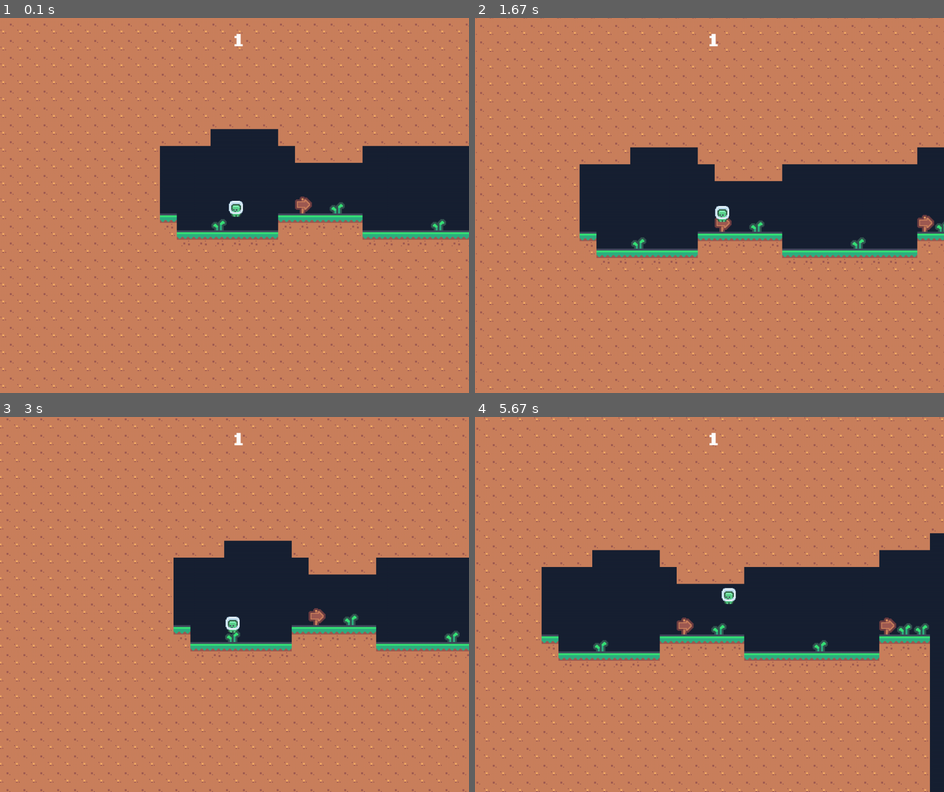
Above: before the commit, frames 1-4 (two rows, left to right).
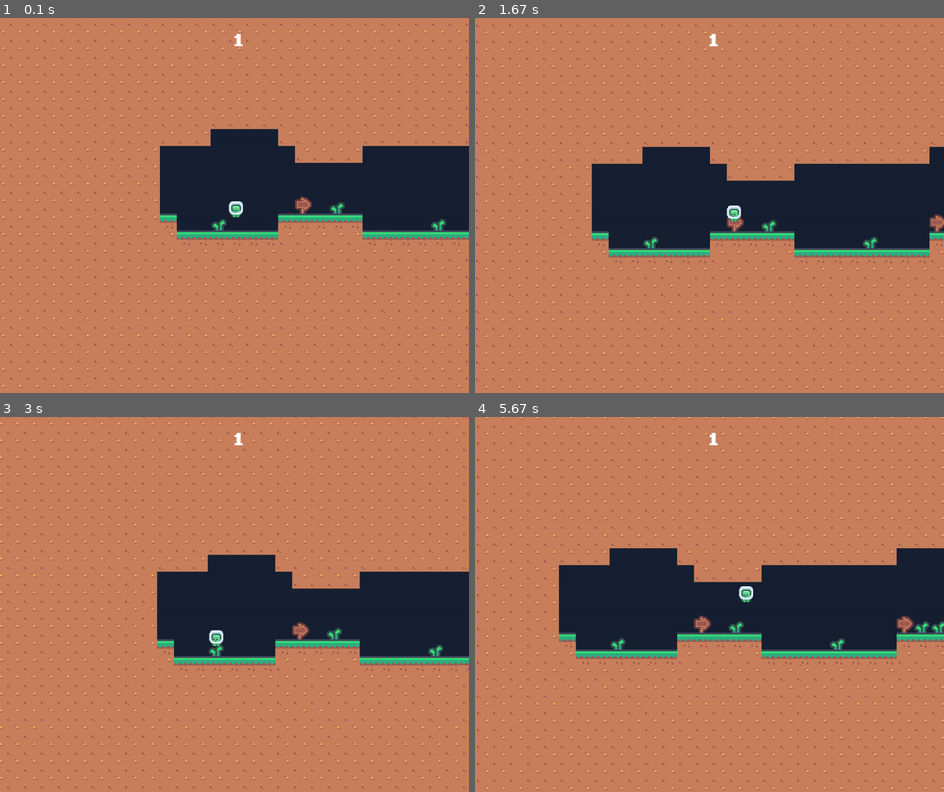
Above: after the commit, the same moments.

Repository: YannisE21/Pygame-Platformer
Game: pygame game, started from src/main.py
The game is run twice, just before and just after one commit, with the same random seed, the same clock (stepped at 60 frames per second) and the same inputs.
Inputs:
- Up to frame 1 (0.1 s): no input
- Up to frame 2 (1.67 s): hold D 0.33-0.8 s; hold W 0.83-1.13 s; tap Space at 0.9, 1.23, 1.53 s; hold D 1.17-1.63 s
- Up to frame 3 (3 s): hold A 1.67-2.2 s; tap Space at 1.73, 2.03, 2.3, 2.6, 2.73 s; hold A 2.23-2.63 s; hold W from 2.67 s (still down)
- Up to frame 4 (5.67 s): release W at 3.03 s; hold D 3.07-3.7 s; tap Space at 3.13, 3.43, 3.8, 4.1, 4.3, 4.6, 4.8, 5.13, 5.43, 5.63 s; hold A 3.73-4.2 s; hold D 4.23-4.7 s; hold W 4.73-5.03 s; hold D 5.07-5.53 s; hold A from 5.57 s (still down)

The runs differ from the first frame. In frame 1, less than 0.1% of the frame differs, in the area x 48-52%, y 48-54%; in frame 2, 8.8%; in frame 3, 14%, in the area x 0-100%, y 0-100%; in frame 4, 12%.

Commit message:
OPP Rework for the most things

Diff:
--- /dev/null
+++ b/src/camera.py
@@ -0,0 +1,16 @@
+import pygame
+
+class Camera:
+    def __init__(self, width, height):
+        self.offset = pygame.Vector2(0, 0)
+        self.width = width
+        self.height = height
+
+    def update(self, target_pos, target_size, smoothing=5.0):
+        target_center = pygame.Vector2(target_pos.x + target_size[0] / 2,
+                                       target_pos.y + target_size[1] / 2)
+
+        screen_center = pygame.Vector2(self.width / 2, self.height / 2)
+        desired_offset = target_center - screen_center
+
+        self.offset += (desired_offset - self.offset) / smoothing
--- /dev/null
+++ b/src/constants.py
@@ -0,0 +1,9 @@
+SCREEN_WIDTH, SCREEN_HEIGHT = 1000, 800
+FPS = 60
+WHITE = (255, 255, 255)
+BACKGROUND = (24, 33, 51)
+
+levels = {
+    1: "level1.csv",
+    2: "level2.csv"
+}
--- /dev/null
+++ b/src/level.py
@@ -0,0 +1,11 @@
+import csv
+import pygame
+
+levels = {
+    1: "level1.csv",
+    2: "level2.csv"
+}
+
+def load_map(path):
+    with open(path, newline='') as file:
+        return [[int(tile) for tile in row] for row in csv.reader(file)]
--- a/src/main.py
+++ b/src/main.py
@@ -1,60 +1,36 @@
 import pygame
 import sys
-import csv
+import constants
 from player import Player
-
-SCREEN_WIDTH, SCREEN_HEIGHT = 1000, 800
-FPS = 60
-WHITE = (255, 255, 255)
-BACKGROUND = (24, 33, 51)
+from camera import Camera
+import level
+import tile_data
 
 # Pygame Setup
 pygame.init()
 pygame.mixer.init()
 pygame.display.set_caption("Platformer")
-WINDOW = pygame.display.set_mode((SCREEN_WIDTH, SCREEN_HEIGHT), pygame.SHOWN)
+WINDOW = pygame.display.set_mode((constants.SCREEN_WIDTH, constants.SCREEN_HEIGHT), pygame.SHOWN)
 clock = pygame.time.Clock()
 FPS = 60
 
-camera = pygame.Vector2(0, 0)
-CAMERA_SMOOTHING = 5.0
+camera = Camera(constants.SCREEN_WIDTH, constants.SCREEN_HEIGHT)
+CAMERA_SMOOTHING = 30.0
 
 font = pygame.font.Font("./assets/fonts/ByteBounce.ttf", 70)
 
-def load_map(path):
-    with open(path, newline='') as file:
-        return [[int(tile) for tile in row] for row in csv.reader(file)]
-
-def load_tile(path, scale=1, colorkey=None):
-    image = pygame.image.load(path).convert_alpha()
-    if scale != 1:
-        image = pygame.transform.scale(image, (int(image.get_width() * scale), int(image.get_height() * scale)))
-    if colorkey is not None:
-        image.set_colorkey(colorkey)
-    return image
-
-levels = {
-    1: "level1.csv",
-    2: "level2.csv"
-}
+levels = level.levels
 current_level = 1
 
-TILES = {
-    2: load_tile("./assets/images/dirt.png", 2),
-    3: load_tile("./assets/images/grass.png", 2),
-    4: load_tile("./assets/images/arrow_sign.png", 2),
-    5: load_tile("./assets/images/plant_small.png", 2),
-    6: load_tile("./assets/images/spike.png", 2),
-    7: load_tile("./assets/images/checkpoint.png", 2),
-    8: load_tile("./assets/images/finish.png", 2)
-}
-TILE_SIZE = TILES[2].get_width()
-character_img = load_tile("./assets/images/character.png", 1.5, (0, 0, 0))
+tile_data.TILES, tile_data.TILE_SIZE = tile_data.load_tiles()
+TILES = tile_data.TILES
+TILE_SIZE = tile_data.TILE_SIZE
+character_img = tile_data.load("./assets/images/character.png", 1.5, (0, 0, 0))
 
 def load_level(level_id):
     global tile_map, spawn, platforms, death_colliders, checkpoint_colliders, finish_colliders, player, last_checkpoint
 
-    tile_map = load_map(levels[level_id])
+    tile_map = level.load_map(levels[level_id])
     spawn = pygame.Vector2(100, 100)
 
     platforms = []
@@ -77,8 +53,7 @@
             elif tile == 8:
                 finish_colliders.append(pygame.Rect(*world_pos, TILE_SIZE, TILE_SIZE))
     player = Player(spawn.x, spawn.y, 30, 35, character_img)
-    camera.x = player.pos.x + player.rect.width // 2 - SCREEN_WIDTH // 2
-    camera.y = player.pos.y + player.rect.height // 2 - SCREEN_HEIGHT // 2
+    camera.update(player.pos, (player.rect.width, player.rect.height), 1)
     last_checkpoint = pygame.Vector2(spawn.x, spawn.y)
 
 load_level(current_level)
@@ -103,8 +78,7 @@
     if death:
         player.pos = last_checkpoint.copy()
         player.vel = pygame.Vector2(0, 0)
-        camera.x = player.pos.x + player.rect.width // 2 - SCREEN_WIDTH // 2
-        camera.y = player.pos.y + player.rect.height // 2 - SCREEN_HEIGHT // 2
+        camera.update(player.pos, (player.rect.width, player.rect.height), 1)
 
     for collider in checkpoint_colliders[:]:
         if player.rect.colliderect(collider):
@@ -120,28 +94,25 @@
             running = False
 
     # Camera to Player
-    target_x = player.pos.x + player.rect.width / 2 - SCREEN_WIDTH / 2
-    target_y = player.pos.y + player.rect.height / 2 - SCREEN_HEIGHT / 2
-    camera.x += (target_x - camera.x) * CAMERA_SMOOTHING * dt
-    camera.y += (target_y - camera.y) * CAMERA_SMOOTHING * dt
+    camera.update(player.pos, (player.rect.width, player.rect.height), CAMERA_SMOOTHING)
 
-    WINDOW.fill(BACKGROUND)
+    WINDOW.fill(constants.BACKGROUND)
 
-    start_x = max(0, int(camera.x) // TILE_SIZE)
-    end_x = min(len(tile_map[0]), int((camera.x + SCREEN_WIDTH) // TILE_SIZE) + 1)
-    start_y = max(0, int(camera.y) // TILE_SIZE)
-    end_y = min(len(tile_map), int((camera.y + SCREEN_HEIGHT) // TILE_SIZE) + 1)
+    start_x = max(0, int(camera.offset.x) // TILE_SIZE)
+    end_x = min(len(tile_map[0]), int((camera.offset.x + constants.SCREEN_WIDTH) // TILE_SIZE) + 1)
+    start_y = max(0, int(camera.offset.y) // TILE_SIZE)
+    end_y = min(len(tile_map), int((camera.offset.y + constants.SCREEN_HEIGHT) // TILE_SIZE) + 1)
 
     for y in range(start_y, end_y):
         for x in range(start_x, end_x):
             tile = tile_map[y][x]
             if tile in TILES:
-                WINDOW.blit(TILES[tile], (x * TILE_SIZE - camera.x, y * TILE_SIZE - camera.y))
+                WINDOW.blit(TILES[tile], (x * TILE_SIZE - camera.offset.x, y * TILE_SIZE - camera.offset.y))
 
-    player.draw(WINDOW, camera)
+    player.draw(WINDOW, camera.offset)
 
-    level_text = font.render(f"{current_level}", True, WHITE)
-    WINDOW.blit(level_text, (SCREEN_WIDTH / 2, 20))
+    level_text = font.render(f"{current_level}", True, constants.WHITE)
+    WINDOW.blit(level_text, (constants.SCREEN_WIDTH / 2, 20))
 
     pygame.display.flip()
 
--- /dev/null
+++ b/src/tile_data.py
@@ -0,0 +1,25 @@
+import pygame
+
+TILES = {}
+TILE_SIZE= 18
+
+def load(path, scale=1, colorkey=None):
+    image = pygame.image.load(path).convert_alpha()
+    if scale != 1:
+        image = pygame.transform.scale(image, (int(image.get_width() * scale), int(image.get_height() * scale)))
+    if colorkey is not None:
+        image.set_colorkey(colorkey)
+    return image
+
+def load_tiles():
+    tiles = {
+        2: load("./assets/images/dirt.png", 2),
+        3: load("./assets/images/grass.png", 2),
+        4: load("./assets/images/arrow_sign.png", 2),
+        5: load("./assets/images/plant_small.png", 2),
+        6: load("./assets/images/spike.png", 2),
+        7: load("./assets/images/checkpoint.png", 2),
+        8: load("./assets/images/finish.png", 2)
+    }
+    tile_size = tiles[2].get_width()
+    return tiles, tile_size
